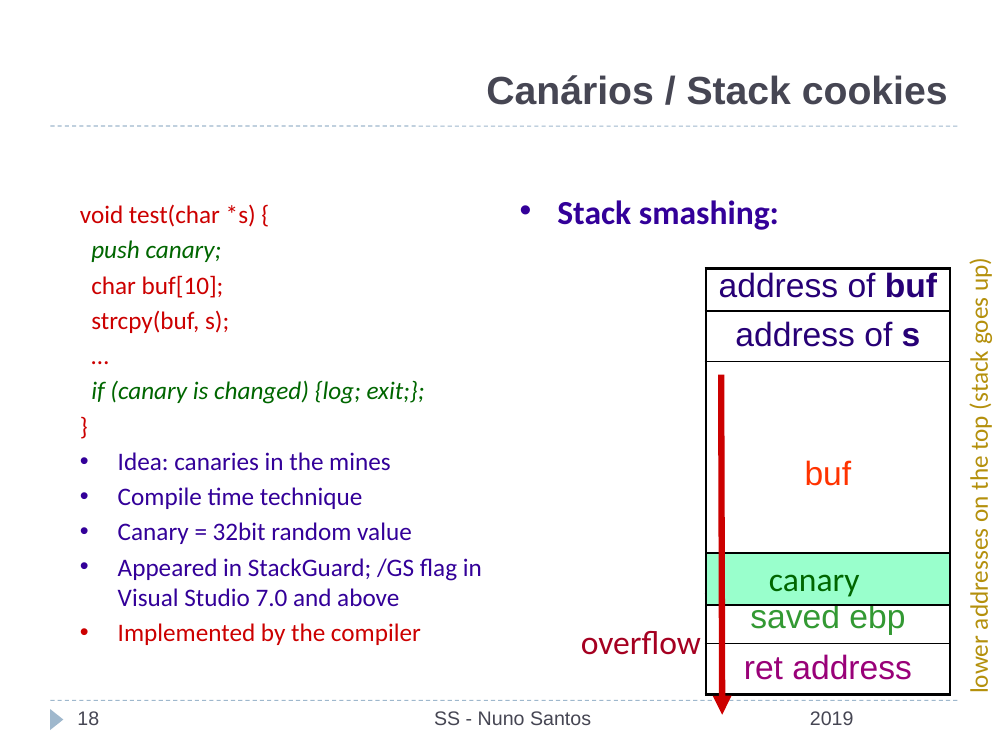
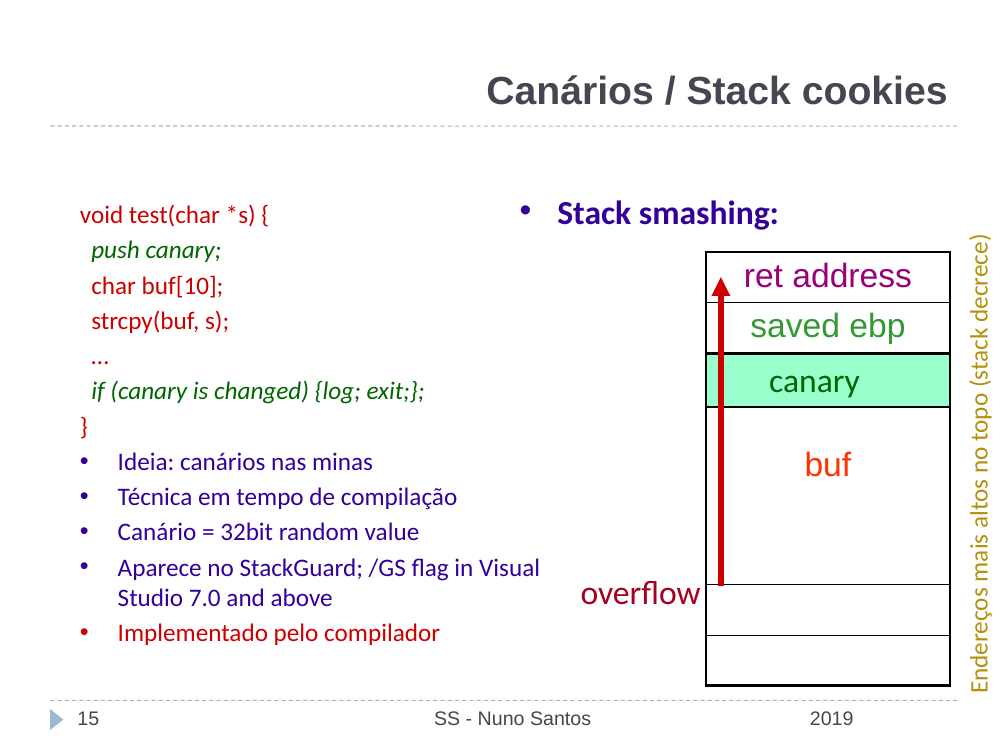
Before and after one commit to nuno-santos/acite2019, a slide deck: slide 15 of teoricas/acite2019-07-estatica_dinamica.pptx (slide 18 before the commit). Drawn at 1008x756 pixels with LibreOffice and Linux fonts; fonts in the diff are those of the drawing; background and template pictures are left out. Boxes give left, top, right and bottom in pixels: in the first picture for what was removed or moved away, otherwise in the second. Text is boxed around its words. In the diff, an @@ line names an element or a change of style, - is before the commit and + after.

```diff
--- a/teoricas/acite2019-07-estatica_dinamica.pptx
+++ b/teoricas/acite2019-07-estatica_dinamica.pptx
@@ table at (x1=706, y1=252, x2=950, y2=698) @@
-row 1, column 1: address of buf
+row 1, column 1: ret address
-row 2, column 1: address of s
+row 2, column 1: saved ebp
-row 4, column 1: saved ebp
+row 4, column 1: 
-row 5, column 1: ret address
+row 5, column 1: 
@@ table resized from (x1=706, y1=268, x2=950, y2=706) to (x1=706, y1=252, x2=950, y2=698) @@
@@ text at (x1=964, y1=242, x2=995, y2=691): text changed @@
-lower addresses on the top (stack goes up)
+Endereços mais altos no topo (stack decrece)
@@ arrow moved from (721, 375) - (722, 715) to (721, 586) - (721, 277) @@
@@ rectangle "canary" moved from (x1=706, y1=552, x2=950, y2=605) to (x1=706, y1=355, x2=950, y2=407) @@
@@ text at (x1=118, y1=452, x2=540, y2=645): text changed @@
-• Idea: canaries in the mines
-• Compile time technique
-• Canary = 32bit random value
-• Appeared in StackGuard; /GS flag in Visual Studio 7.0 and above
-• Implemented by the compiler
+• Ideia: canários nas minas
+• Técnica em tempo de compilação
+• Canário = 32bit random value
+• Aparece no StackGuard; /GS flag in Visual Studio 7.0 and above
+• Implementado pelo compilador
@@ text "overflow" moved from (x1=581, y1=631, x2=701, y2=655) to (x1=581, y1=581, x2=701, y2=605) @@
@@ page number at (x1=77, y1=711, x2=99, y2=725): text changed @@
-18
+15
```
Also in this commit, not shown: 17 other slides changed, 3 slides removed, 1 other file.
